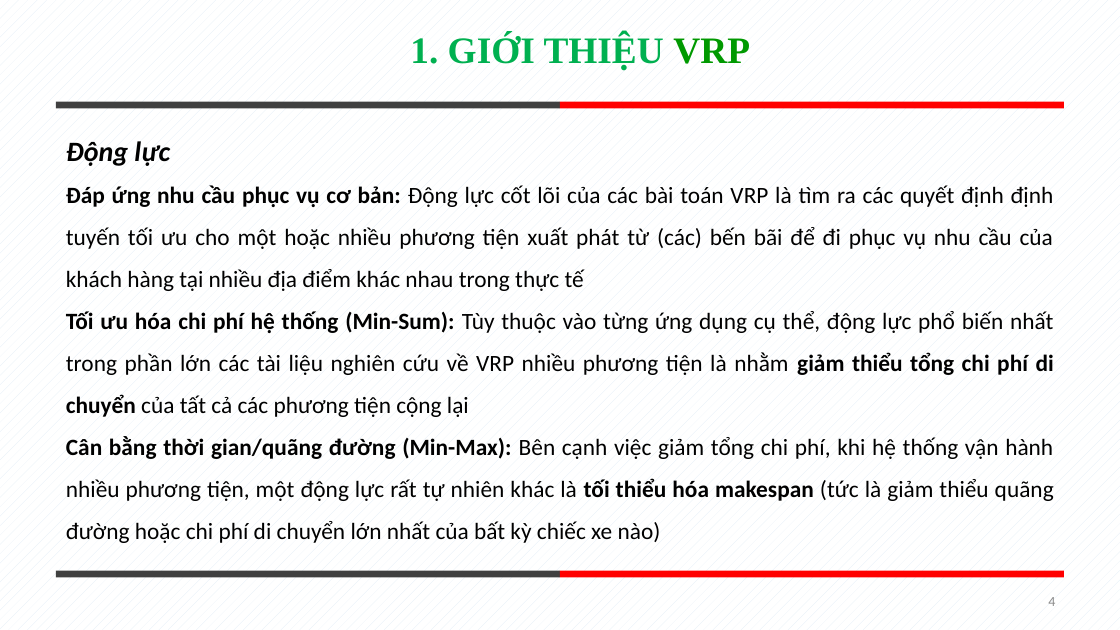
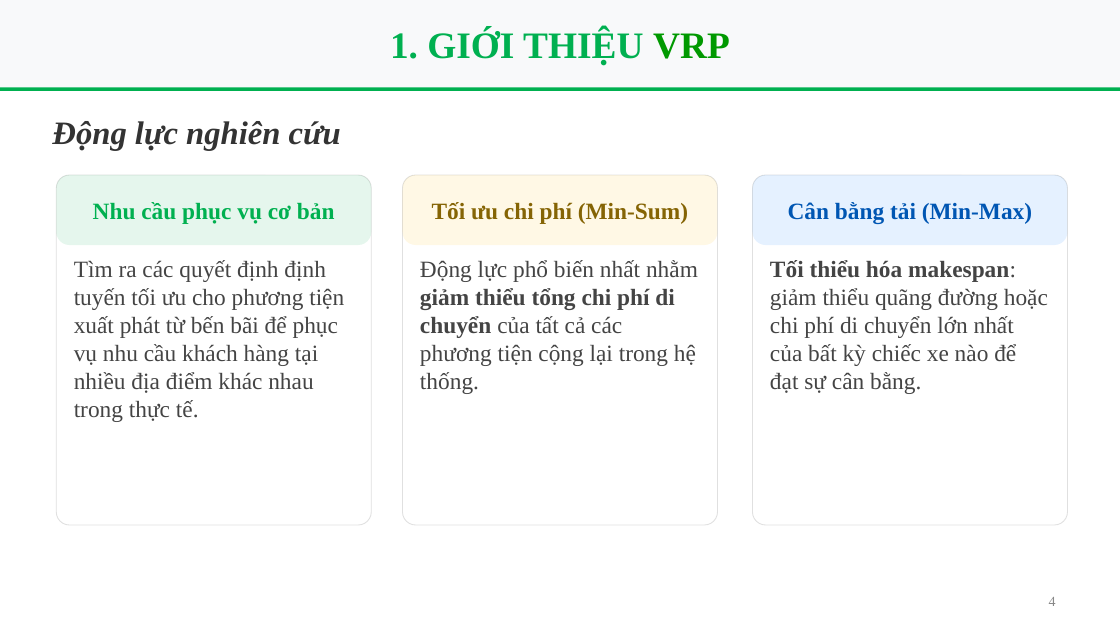
Before and after one commit to tuanxx31/DACTDLGT, a slide deck: slide 4 of baocao.pptx. Drawn at 1120x630 pixels with LibreOffice and Linux fonts; fonts in the diff are those of the drawing; background and template pictures are left out. Boxes give left, top, right and bottom in pixels: in the first picture for what was removed or moved away, otherwise in the second. Text is boxed around its words. In the diff, an @@ line names an element or a change of style, - is before the commit and + after.

```diff
--- a/baocao.pptx
+++ b/baocao.pptx
@@ background pattern #E0EBF6 on #FFFFFF to picture (left out) @@
@@ title "1. GIỚI THIỆU VRP": place and size @@
-title "1. GIỚI THIỆU VRP" at [410, 35, 750, 71]
+title "1. GIỚI THIỆU VRP" at [390, 29, 730, 65]
@@ rectangle added at [0, 0, 1120, 87], fill #F8F9FA @@
@@ rectangle added at [0, 87, 1120, 91], fill #00B050 @@
@@ line removed from (56, 105) to (560, 105) @@
@@ line removed from (560, 105) to (1065, 105) @@
@@ text added at [52, 121, 341, 150], 28 pt, text #333333, bold, italic @@
+Động lực nghiên cứu
@@ text removed at [66, 141, 1054, 543] @@
-Động lực
-Đáp ứng nhu cầu phục vụ cơ bản: Động lực cốt lõi của các bài toán VRP là tìm ra các quyết định định tuyến tối ưu cho một hoặc nhiều phương tiện xuất phát từ (các) bến bãi để đi phục vụ nhu cầu của khách hàng tại nhiều địa điểm khác nhau trong thực tế
-Tối ưu hóa chi phí hệ thống (Min-Sum): Tùy thuộc vào từng ứng dụng cụ thể, động lực phổ biến nhất trong phần lớn các tài liệu nghiên cứu về VRP nhiều phương tiện là nhằm giảm thiểu tổng chi phí di chuyển của tất cả các phương tiện cộng lại
-Cân bằng thời gian/quãng đường (Min-Max): Bên cạnh việc giảm tổng chi phí, khi hệ thống vận hành nhiều phương tiện, một động lực rất tự nhiên khác là tối thiểu hóa makespan (tức là giảm thiểu quãng đường hoặc chi phí di chuyển lớn nhất của bất kỳ chiếc xe nào)
@@ group added at [56, 175, 371, 525]: 2 rounded rectangles, 2 texts @@
+Nhu cầu phục vụ cơ bản
+Tìm ra các quyết định định tuyến tối ưu cho phương tiện xuất phát từ bến bãi để phục vụ nhu cầu khách hàng tại nhiều địa điểm khác nhau trong thực tế.
@@ group added at [402, 175, 718, 525]: 2 rounded rectangles, 2 texts @@
+Tối ưu chi phí (Min-Sum)
+Động lực phổ biến nhất nhằm giảm thiểu tổng chi phí di chuyển của tất cả các phương tiện cộng lại trong hệ thống.
@@ group added at [753, 175, 1068, 525]: 2 rounded rectangles, 2 texts @@
+Cân bằng tải (Min-Max)
+Tối thiểu hóa makespan: giảm thiểu quãng đường hoặc chi phí di chuyển lớn nhất của bất kỳ chiếc xe nào để đạt sự cân bằng.
@@ line removed from (56, 574) to (560, 574) @@
@@ line removed from (560, 574) to (1065, 574) @@
@@ page number at [1049, 597, 1056, 606]: font Calibri to Times New Roman, text colour #8C8C8C to #888888 @@
```
Also in this commit, not shown: 17 other slides changed, 4 slides added, 1 slide removed.
